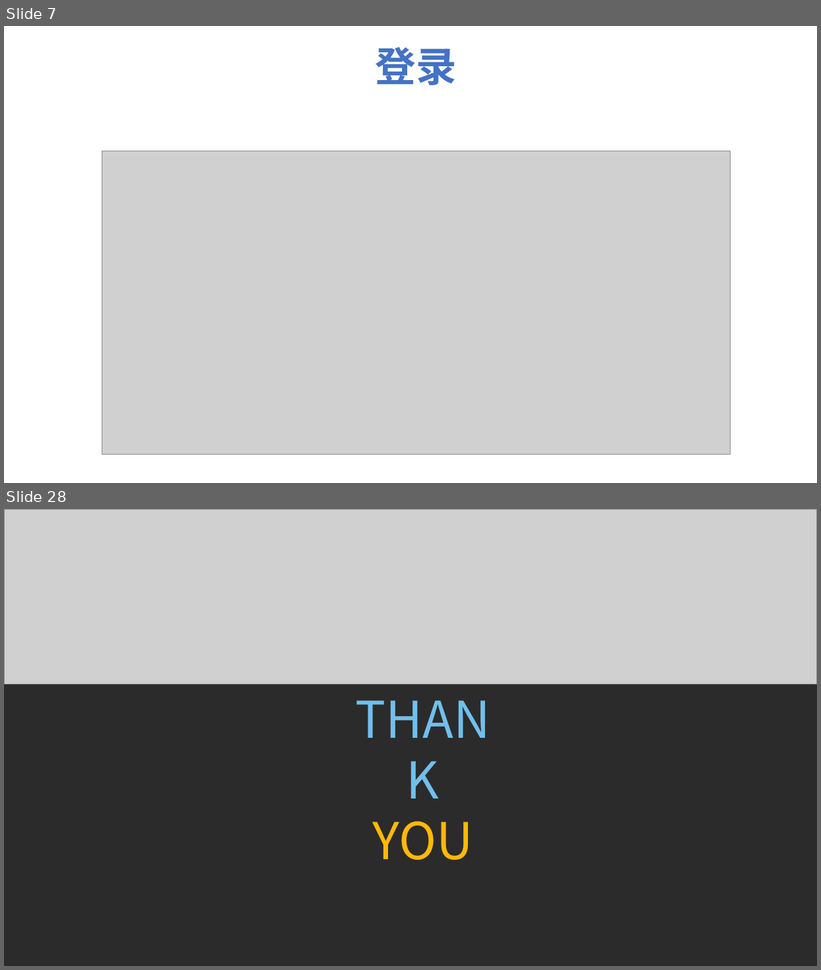
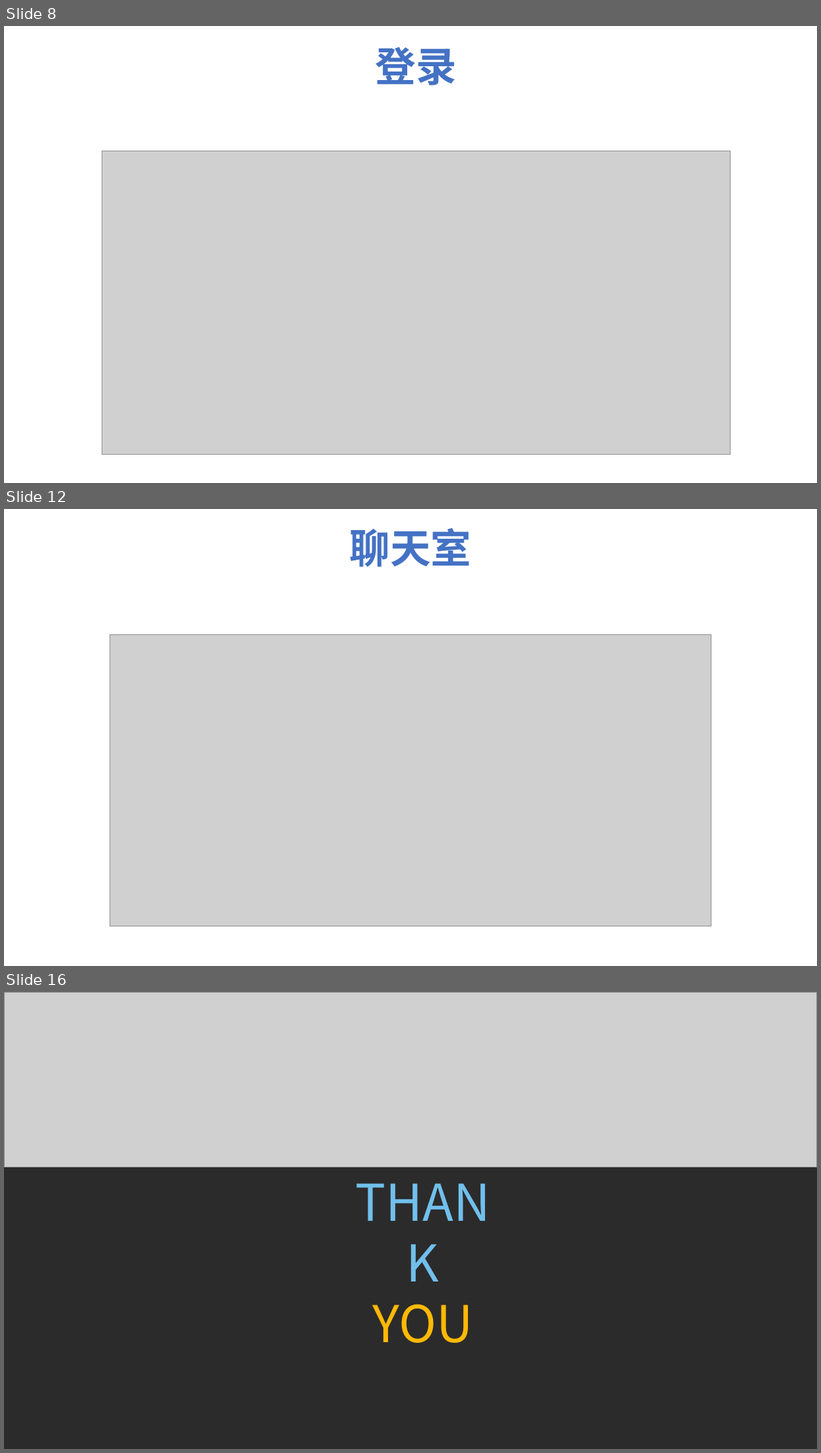
Before and after one commit to HolyShiftt/teach, a slide deck: document/中期答辩.pptx. Shown one above the other, each under a label of ours: slides 7 and 28 before the commit, slides 8, 12 and 16 after it; the slides between them are not shown. The pictures are 821x970 and 821x1453 pixels, drawn with LibreOffice and Linux fonts; fonts in the diff are those of the drawing; grey boxes stand for pictures; background and template pictures are left out; a plain dark background stands for a picture behind light text. Boxes give left, top, right and bottom in pixels: in the first picture for what was removed or moved away, otherwise in the second. Text is boxed around its words. In the diff, an @@ line names an element or a change of style, - is before the commit and + after.

```diff
--- a/document/中期答辩.pptx
+++ b/document/中期答辩.pptx
@@ slide 12 added at <box>4,509,817,966</box>, background picture (left out) @@
@@ text added at <box>349,528,471,567</box>, 48 pt, text #4472C4, bold @@
+聊天室
@@ picture added at <box>110,634,711,927</box> @@
@@ what was slide 7 is now slide 8 @@
@@ what was slide 28 is now slide 16 @@
```
Also in this commit, not shown: 2 slides changed, 7 other slides added, 3 slides removed, 4 other files.
